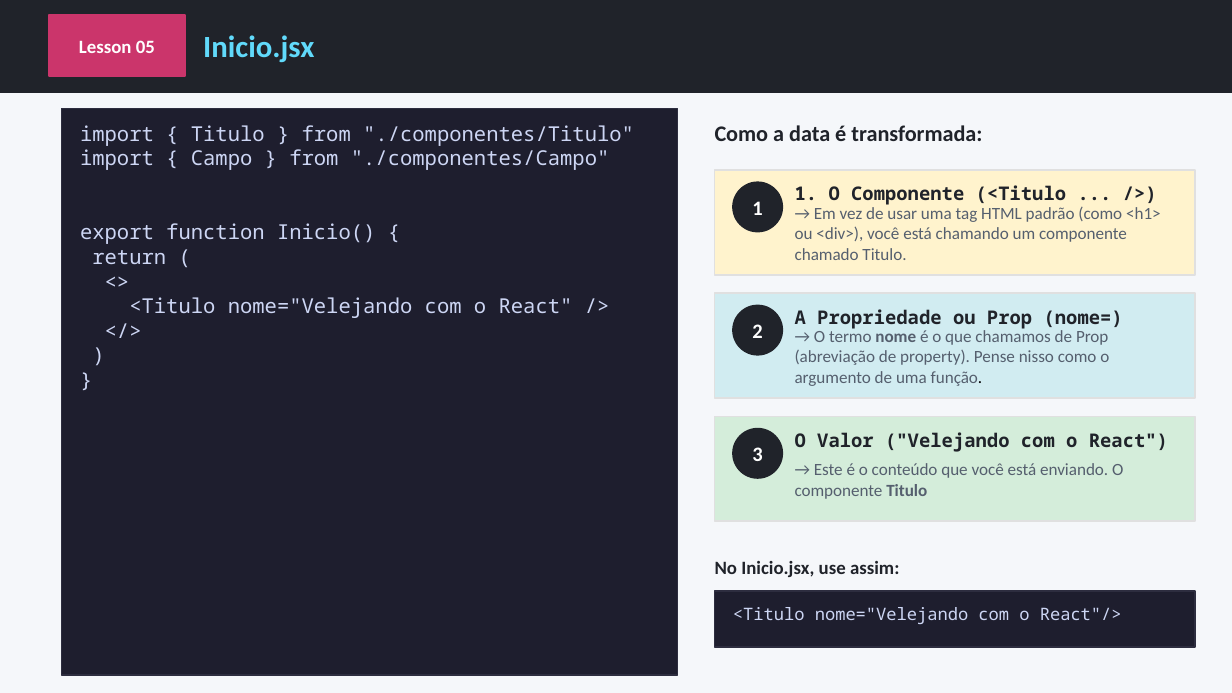
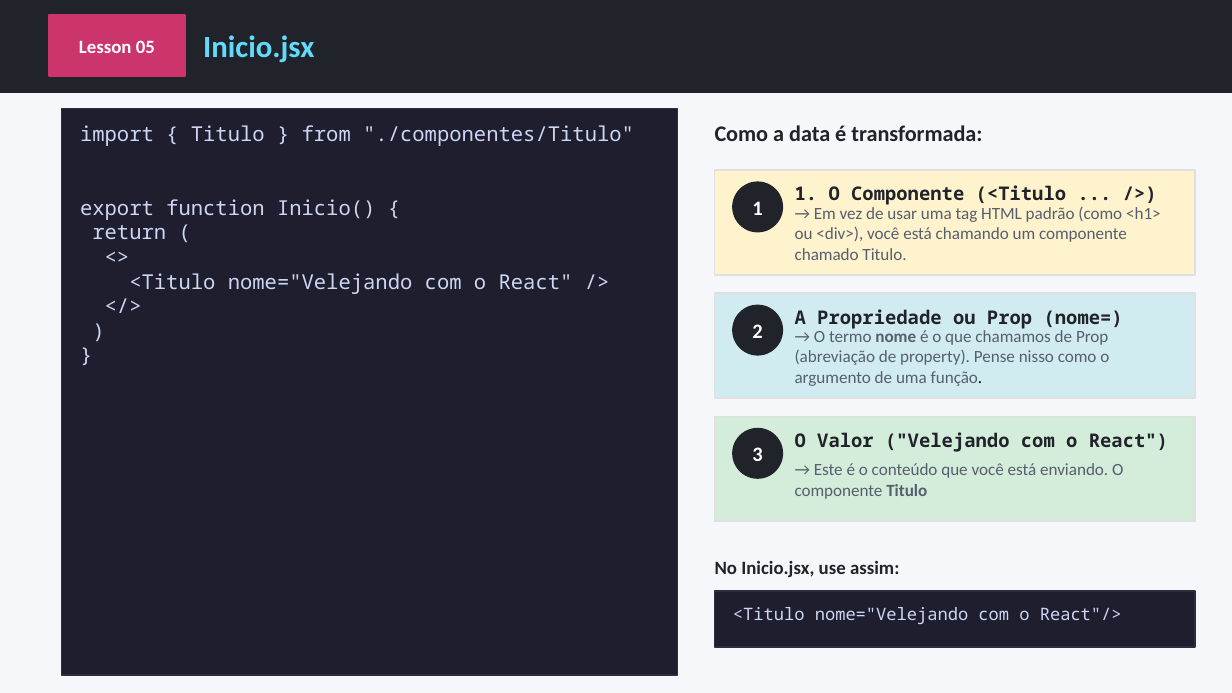
Before and after one commit to AlunosSuper/aula3React, a slide deck: slide 10 of react-aula3.pptx (slide 9 before the commit). Drawn at 1232x693 pixels with LibreOffice and Linux fonts; fonts in the diff are those of the drawing. Boxes give left, top, right and bottom in pixels: in the first picture for what was removed or moved away, otherwise in the second. Text is boxed around its words. In the diff, an @@ line names an element or a change of style, - is before the commit and + after.

```diff
--- a/react-aula3.pptx
+++ b/react-aula3.pptx
@@ text at [80,149,610,170]: paragraph removed @@
-import { Campo } from "./componentes/Campo"
```
Also in this commit, not shown: 11 other slides changed, 1 slide added, 8 other files.
